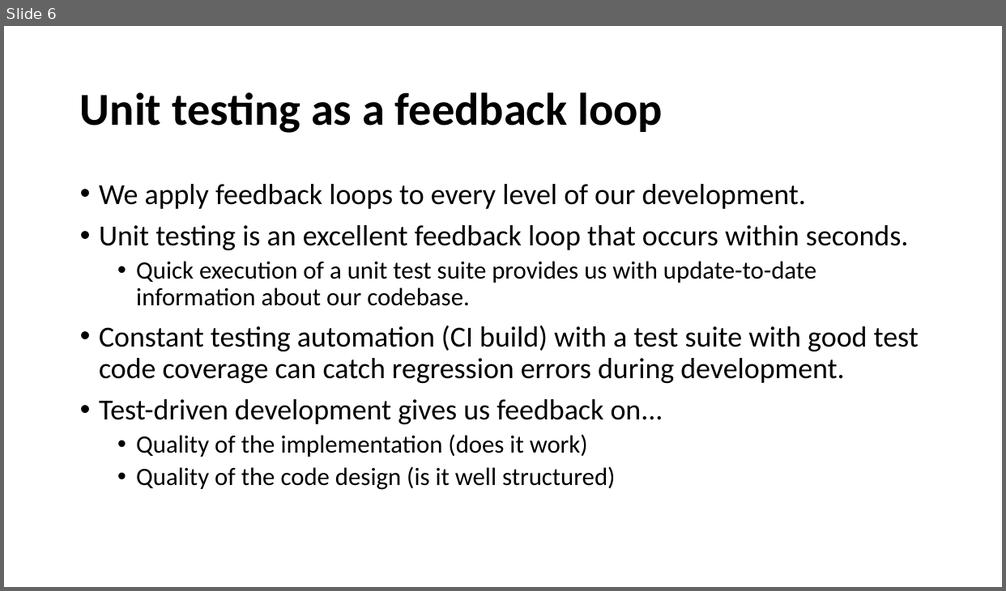
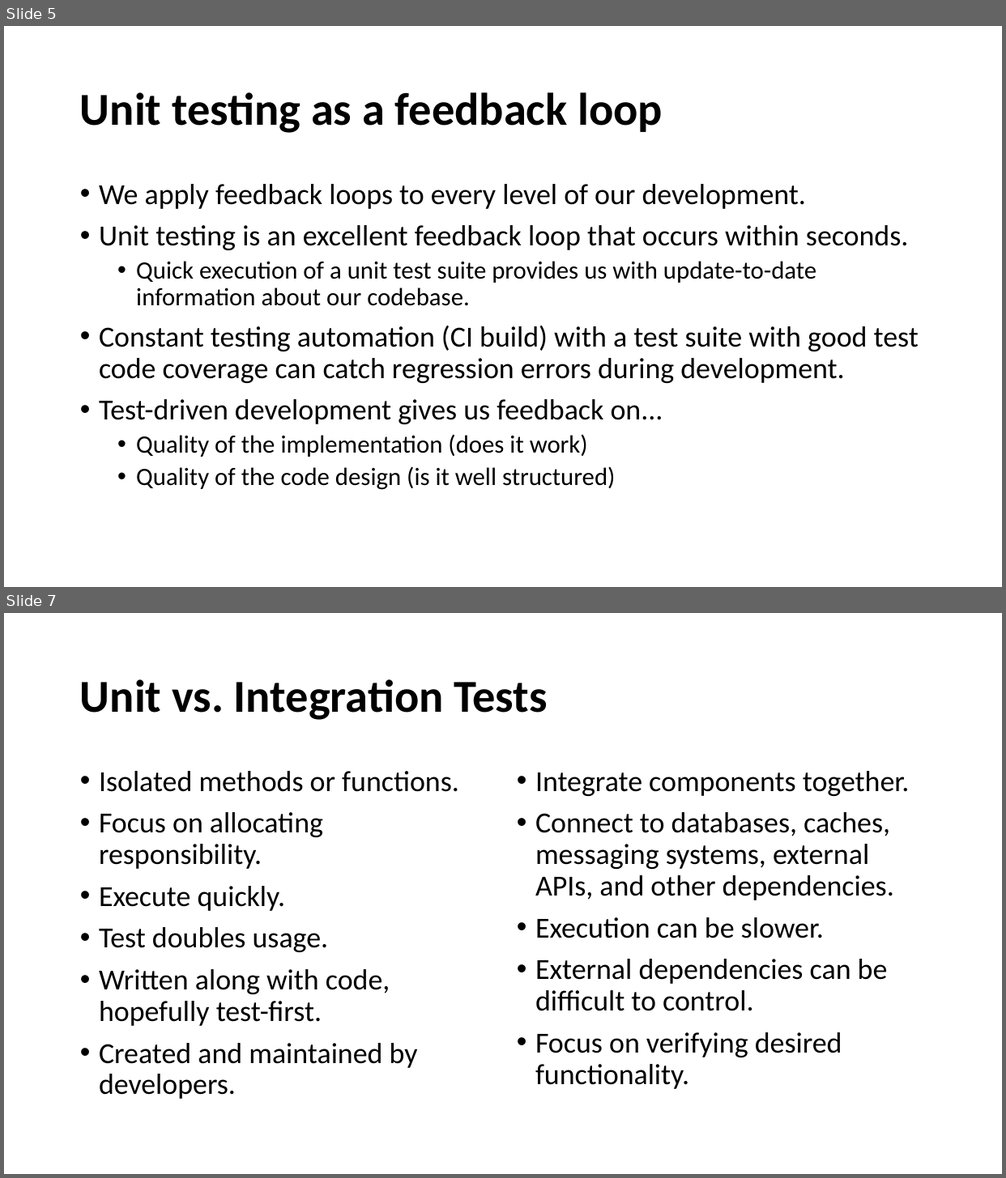
Before and after one commit to cebartling/test-driven, a slide deck: presentations/Introduction to Test-Driven Development.pptx. Shown one above the other, each under a label of ours: slide 6 before the commit, slides 5 and 7 after it; the slides between them are not shown. The pictures are 1006x591 and 1006x1178 pixels, drawn with LibreOffice and Linux fonts; fonts in the diff are those of the drawing. Boxes give left, top, right and bottom in pixels: in the first picture for what was removed or moved away, otherwise in the second. Text is boxed around its words. In the diff, an @@ line names an element or a change of style, - is before the commit and + after.

```diff
--- a/presentations/Introduction to Test-Driven Development.pptx
+++ b/presentations/Introduction to Test-Driven Development.pptx
@@ slide 7 added at [4, 613, 1002, 1174], background #FFFFFF @@
@@ title added at [80, 679, 547, 720], 44 pt, text #000000, bold @@
+Unit vs. Integration Tests
@@ text added at [99, 771, 459, 1099], 28 pt, text #000000 @@
+• Isolated methods or functions.
+• Focus on allocating responsibility.
+• Execute quickly.
+• Test doubles usage.
+• Written along with code, hopefully test-first.
+• Created and maintained by developers.
@@ text added at [535, 771, 910, 1089], 28 pt, text #000000 @@
+• Integrate components together.
+• Connect to databases, caches, messaging systems, external APIs, and other dependencies.
+• Execution can be slower.
+• External dependencies can be difficult to control.
+• Focus on verifying desired functionality.
@@ what was slide 6 is now slide 5 @@
```
Also in this commit, not shown: 1 slide changed, 5 other slides added.
